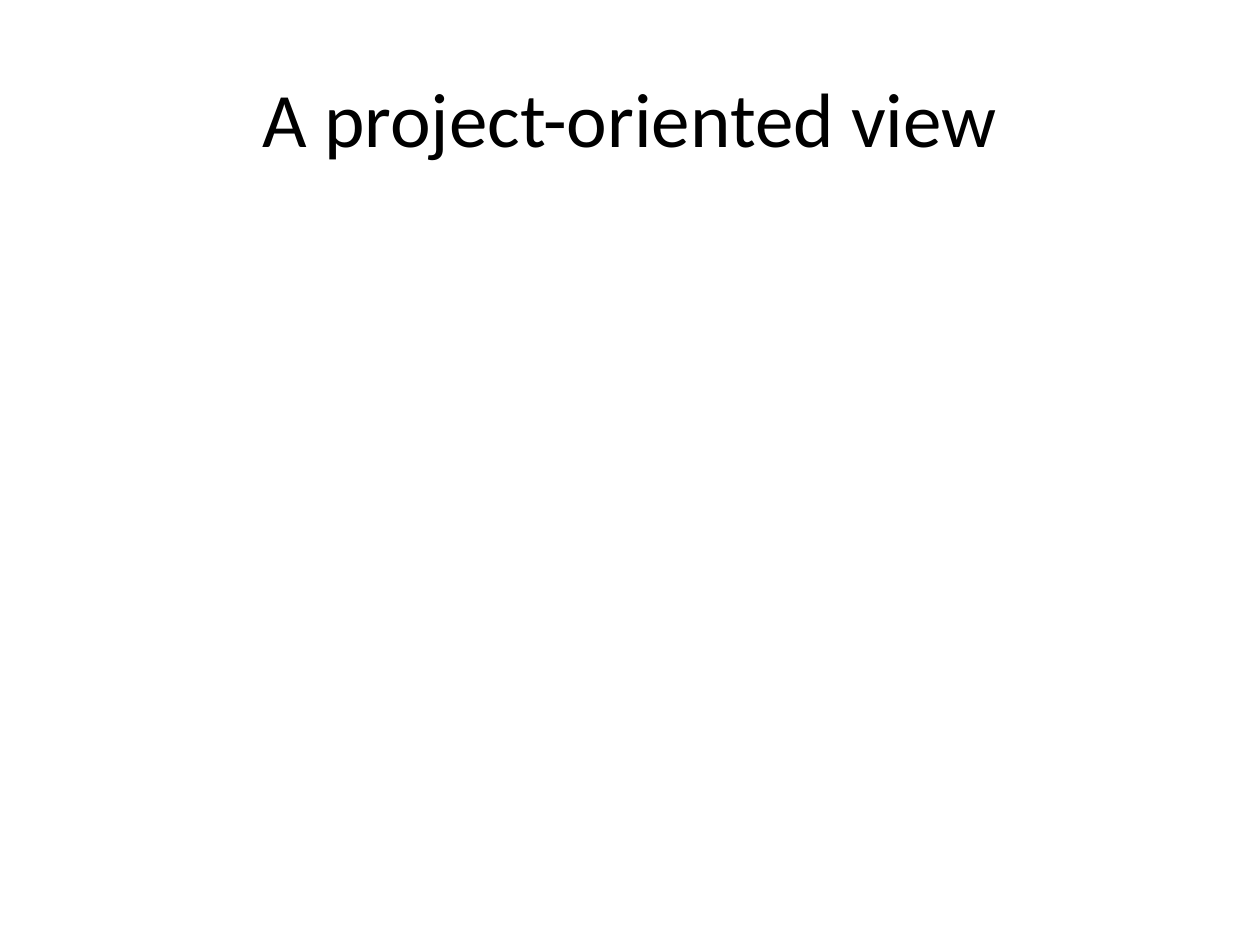
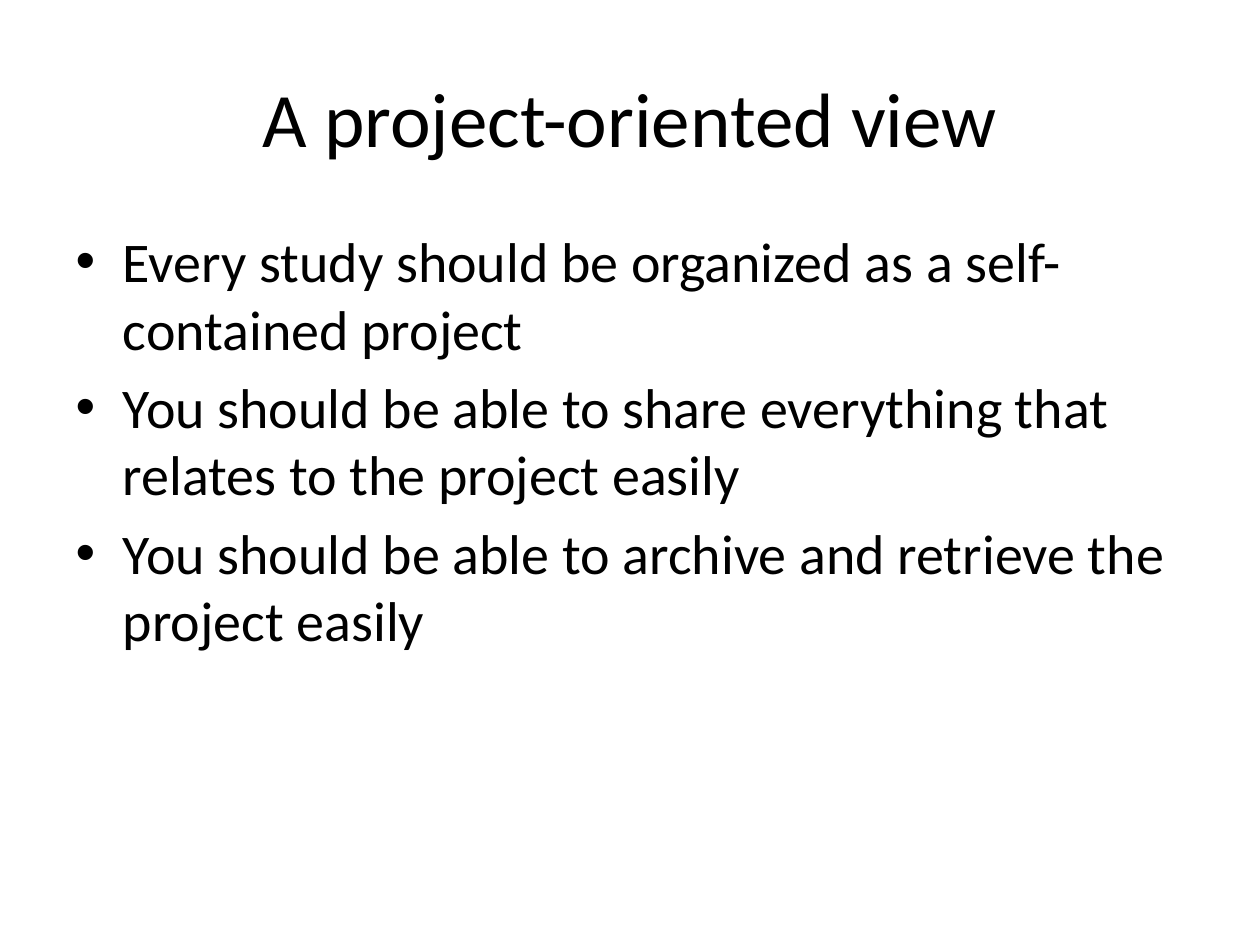
Before and after one commit to rvosa/ngs-workflows, a slide deck: slide 3 of doc/slides/day2/session3/ProjectOrg.pptx. Drawn at 1260x945 pixels with LibreOffice and Linux fonts; fonts in the diff are those of the drawing. Boxes give left, top, right and bottom in pixels: in the first picture for what was removed or moved away, otherwise in the second. Text is boxed around its words. In the diff, an @@ line names an element or a change of style, - is before the commit and + after.

```diff
--- a/doc/slides/day2/session3/ProjectOrg.pptx
+++ b/doc/slides/day2/session3/ProjectOrg.pptx
@@ text added at (x1=123, y1=243, x2=1164, y2=651), 32 pt, text #000000 @@
+• Every study should be organized as a self-contained project
+• You should be able to share everything that relates to the project easily
+• You should be able to archive and retrieve the project easily
```
Also in this commit, not shown: 3 other slides changed, 3 other files.
